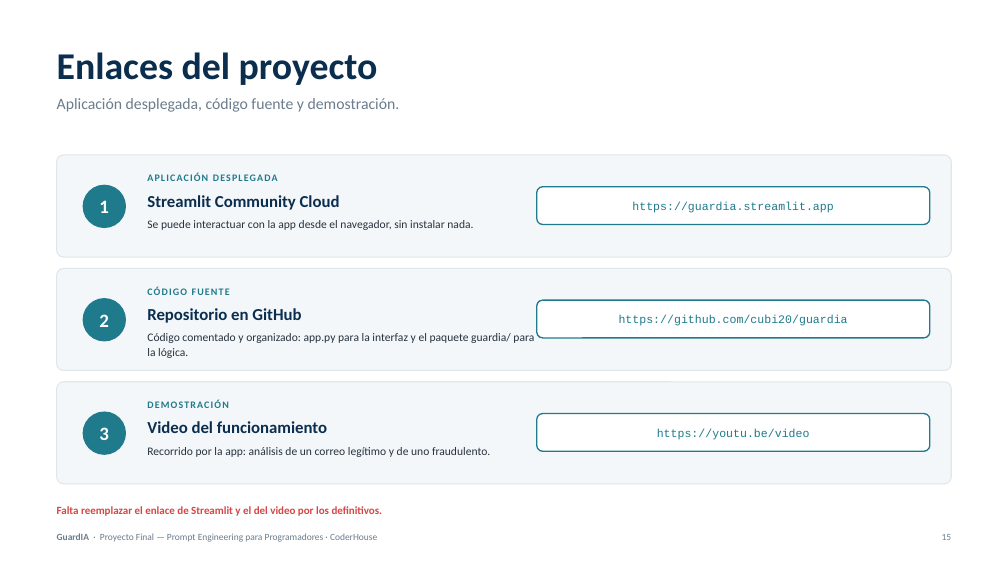
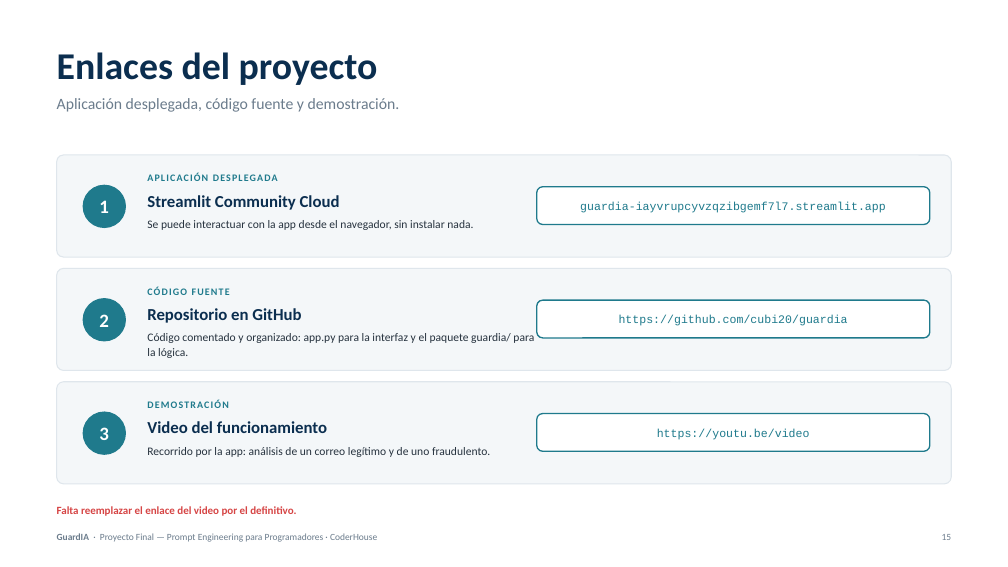
Before and after one commit to cubi20/guardia, a slide deck: slide 15 of docs/GuardIA-ProyectoFinal-IdoyagaMolina.pptx. Drawn at 1008x567 pixels with LibreOffice and Linux fonts; fonts in the diff are those of the drawing. Boxes give left, top, right and bottom in pixels: in the first picture for what was removed or moved away, otherwise in the second. Text is boxed around its words. In the diff, an @@ line names an element or a change of style, - is before the commit and + after.

```diff
--- a/docs/GuardIA-ProyectoFinal-IdoyagaMolina.pptx
+++ b/docs/GuardIA-ProyectoFinal-IdoyagaMolina.pptx
@@ text at box(580, 202, 886, 213): text changed @@
-https://guardia.streamlit.app
+guardia-iayvrupcyvzqzibgemf7l7.streamlit.app
@@ text at box(57, 506, 296, 516): text changed @@
-Falta reemplazar el enlace de Streamlit y el del video por los definitivos.
+Falta reemplazar el enlace del video por el definitivo.
```
Also in this commit, not shown: 3 other files.
